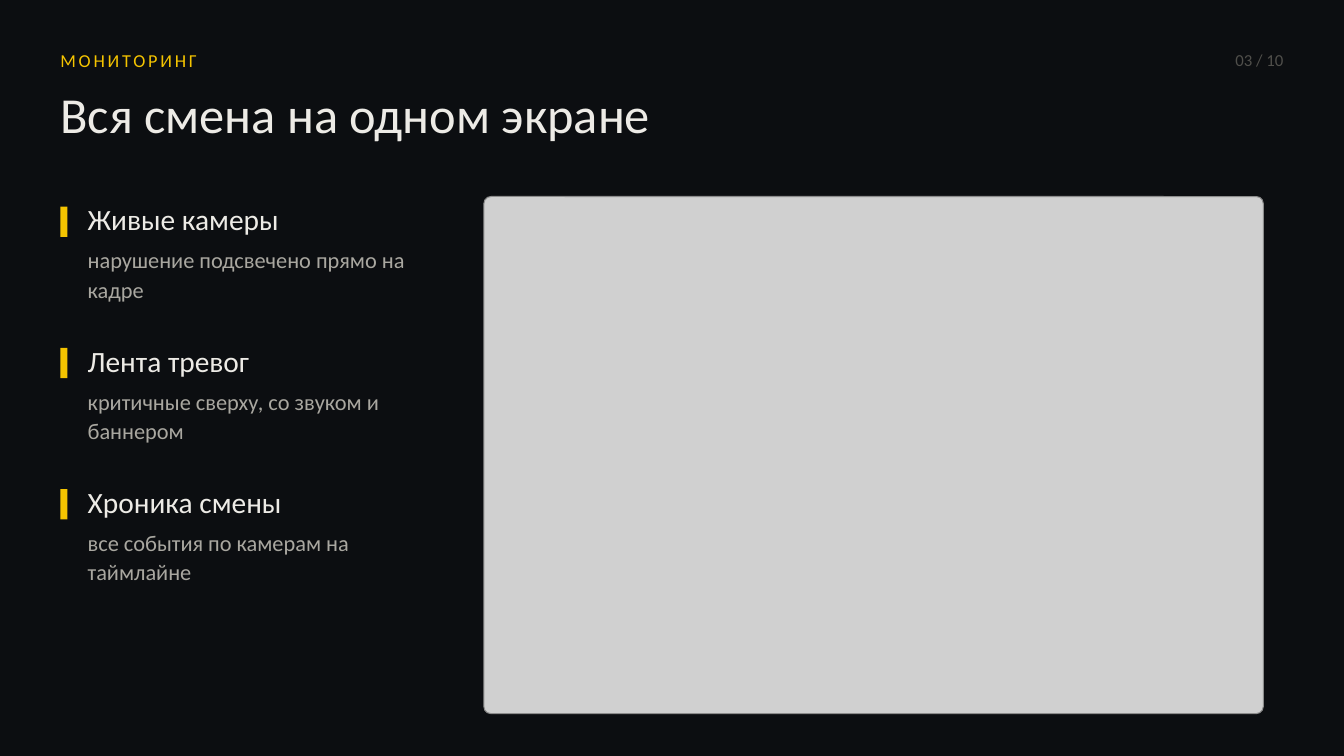
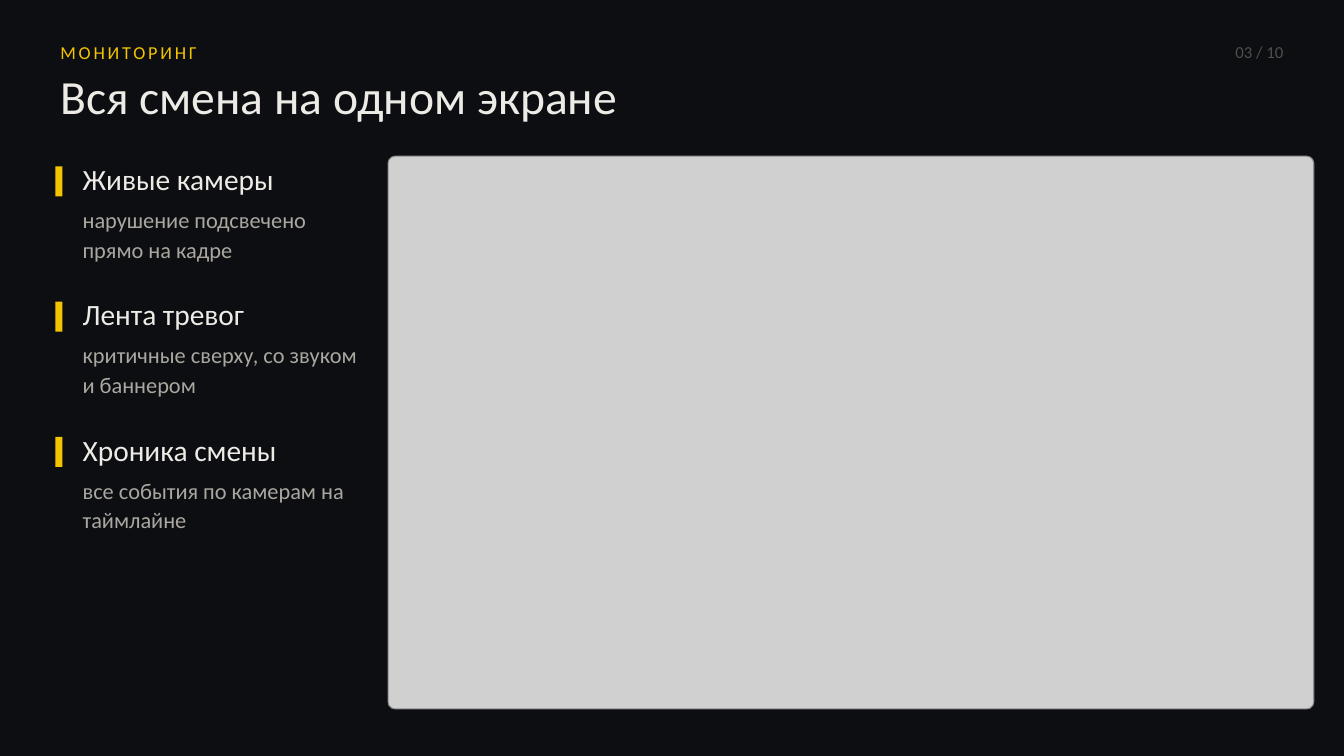
Before and after one commit to timur-nagimov/mospromhack, a slide deck: slide 3 of deliverables/presentation-v2/zazerkalye-v2.pptx. Drawn at 1344x756 pixels with LibreOffice and Linux fonts; fonts in the diff are those of the drawing; grey boxes stand for pictures. Boxes give left, top, right and bottom in pixels: in the first picture for what was removed or moved away, otherwise in the second. Text is boxed around its words. In the diff, an @@ line names an element or a change of style, - is before the commit and + after.

```diff
--- a/deliverables/presentation-v2/zazerkalye-v2.pptx
+++ b/deliverables/presentation-v2/zazerkalye-v2.pptx
@@ text "МОНИТОРИНГ": place and size @@
-text "МОНИТОРИНГ" at <box>60,55,196,67</box>
+text "МОНИТОРИНГ" at <box>60,47,196,59</box>
@@ text "03 / 10": place and size @@
-text "03 / 10" at <box>1235,55,1283,66</box>
+text "03 / 10" at <box>1235,47,1283,58</box>
@@ text "Вся смена на одном экране": place and size @@
-text "Вся смена на одном экране" at <box>60,100,650,142</box>
+text "Вся смена на одном экране" at <box>60,83,617,122</box>
@@ text "Вся смена на одном экране" at <box>60,83,617,122</box>: size 36 to 34 pt @@
@@ rectangle: place and size @@
-rectangle at <box>60,207,68,237</box>
+rectangle at <box>55,166,63,197</box>
@@ text "Живые камеры" rewrapped from <box>88,211,405,302</box> to <box>83,171,306,262</box> @@
@@ picture: place and size @@
-picture at <box>484,197,1263,714</box>
+picture at <box>388,156,1314,709</box>
@@ text "Лента тревог" rewrapped from <box>88,353,379,443</box> to <box>83,306,357,397</box> @@
@@ rectangle: place and size @@
-rectangle at <box>60,348,68,378</box>
+rectangle at <box>55,301,63,332</box>
@@ rectangle: place and size @@
-rectangle at <box>60,489,68,519</box>
+rectangle at <box>55,437,63,467</box>
@@ text "Хроника смены": place and size @@
-text "Хроника смены" at <box>88,494,349,580</box>
+text "Хроника смены" at <box>83,442,344,528</box>
```
Also in this commit, not shown: 7 other slides changed, 13 other files.
